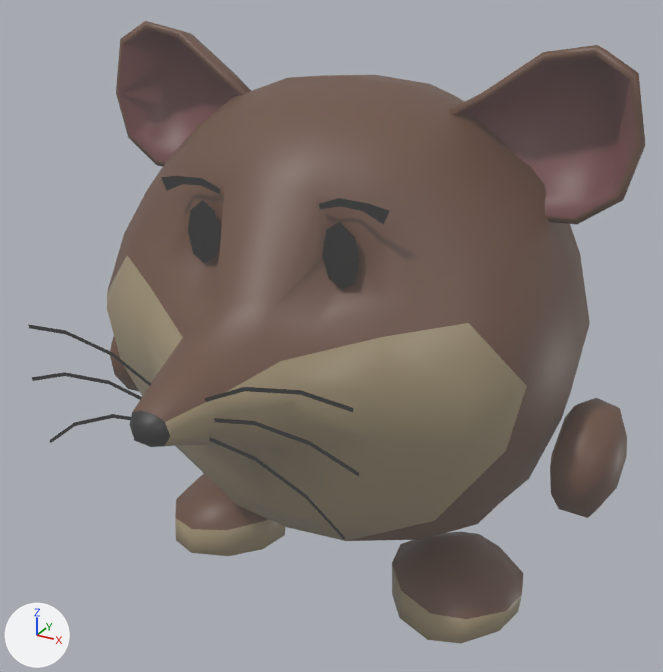
The Blender file Assets/3D models/Myys.blend: old version first, new version second.
Both versions are drawn from a camera (50 mm lens) standing at (2.31, -4.33, 3.88) and looking at (-0.44, 0.68, 1.38). Every picture has the same lights, and +X, +Y and +Z are marked at lower left.
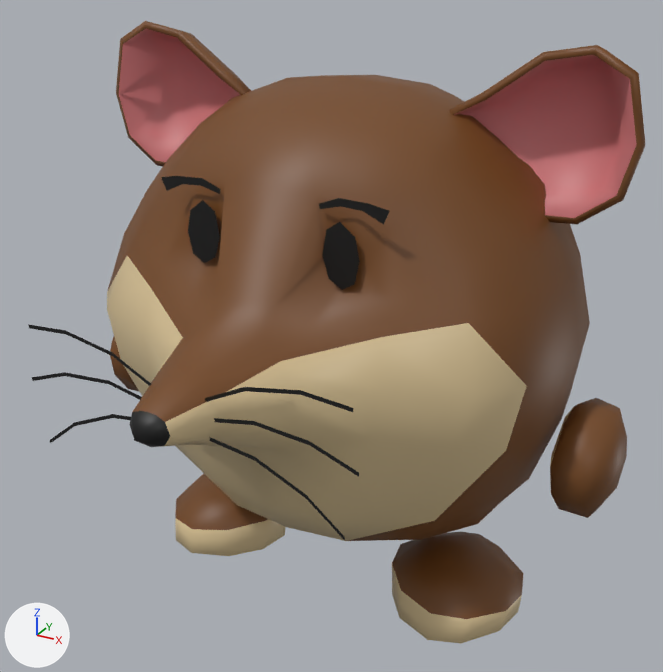
Changed parts and their boxes (x1, y1, x2, y2) in the pictures (663 x 672 px):
'Cube', recoloured, surface changed
    both: (28, 21, 645, 644)

Patch to the scene script:
```diff
--- a/Assets/3D models/Myys.blend.py
+++ b/Assets/3D models/Myys.blend.py
@@ mat_material @@
 mat_material = principled_material('Material')
-mat_material.base_color = (0.311, 0.244, 0.139)  # brown #978768
+mat_material.base_color = (0.711, 0.554, 0.309)  # beige #dbc497
 mat_material.roughness = 0.4
-mat_material.emission_color = (0.0331, 0.0331, 0.0331)  # black #333333
-mat_material.emission_strength = 1.0
@@ mat_material_001 @@
 mat_material_001.base_color = (0.0049, 0.0049, 0.0049)  # black #0f0f0f
-mat_material_001.emission_color = (0.0331, 0.0331, 0.0331)  # black #333333
-mat_material_001.emission_strength = 1.0
@@ mat_material_002 @@
 mat_material_002 = principled_material('Material.002')
-mat_material_002.base_color = (0.157, 0.0502, 0.0524)  # brown #6e3f41
-mat_material_002.emission_color = (0.0331, 0.0331, 0.0331)  # black #333333
-mat_material_002.emission_strength = 1.0
+mat_material_002.base_color = (0.638, 0.187, 0.196)  # pink #d1787a
@@ mat_material_003 @@
 mat_material_003 = principled_material('Material.003')
-mat_material_003.base_color = (0.124, 0.0535, 0.0274)  # brown #63412e
-mat_material_003.emission_color = (0.0331, 0.0331, 0.0331)  # black #333333
-mat_material_003.emission_strength = 1.0
+mat_material_003.base_color = (0.179, 0.0646, 0.0128)  # brown #75481e
```
